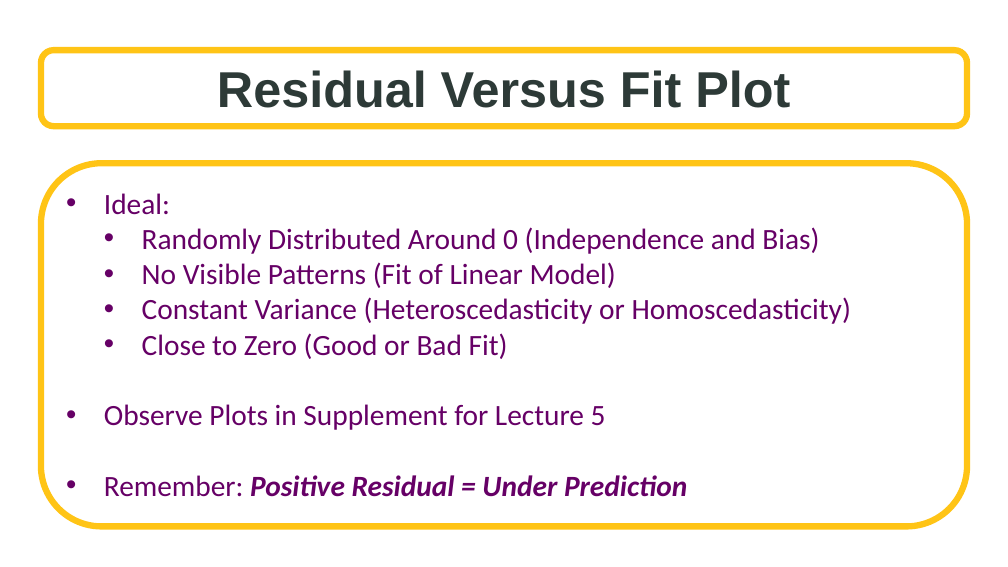
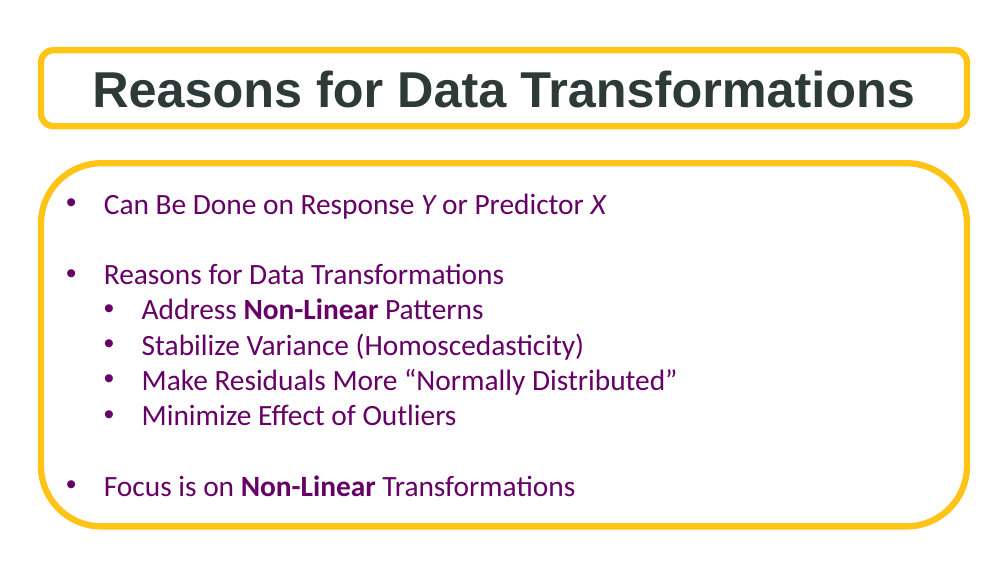
Before and after one commit to SuperMarioGiacomazzo/STOR455_WEBSITE, a slide deck: slide 2 of Lectures/6 - Transformations.pptx (slide 5 before the commit). Drawn at 1008x567 pixels with LibreOffice and Linux fonts; fonts in the diff are those of the drawing; background and template pictures are left out. Boxes give left, top, right and bottom in pixels: in the first picture for what was removed or moved away, otherwise in the second. Text is boxed around its words. In the diff, an @@ line names an element or a change of style, - is before the commit and + after.

```diff
--- a/Lectures/6 - Transformations.pptx
+++ b/Lectures/6 - Transformations.pptx
@@ text in rounded rectangle at (92,70,915,108): text changed @@
-Residual Versus Fit Plot
+Reasons for Data Transformations
@@ text in rounded rectangle at (104,193,677,497): text changed @@
-• Ideal:
-  • Randomly Distributed Around 0 (Independence and Bias)
-  • No Visible Patterns (Fit of Linear Model)
-  • Constant Variance (Heteroscedasticity or Homoscedasticity)
-  • Close to Zero (Good or Bad Fit)
-• Observe Plots in Supplement for Lecture 5
-• Remember: Positive Residual = Under Prediction
+• Can Be Done on Response Y or Predictor X
+• Reasons for Data Transformations
+  • Address Non-Linear Patterns
+  • Stabilize Variance (Homoscedasticity)
+  • Make Residuals More “Normally Distributed”
+  • Minimize Effect of Outliers
+• Focus is on Non-Linear Transformations
```
Also in this commit, not shown: 4 slides added, 6 slides removed, 3 other files.
